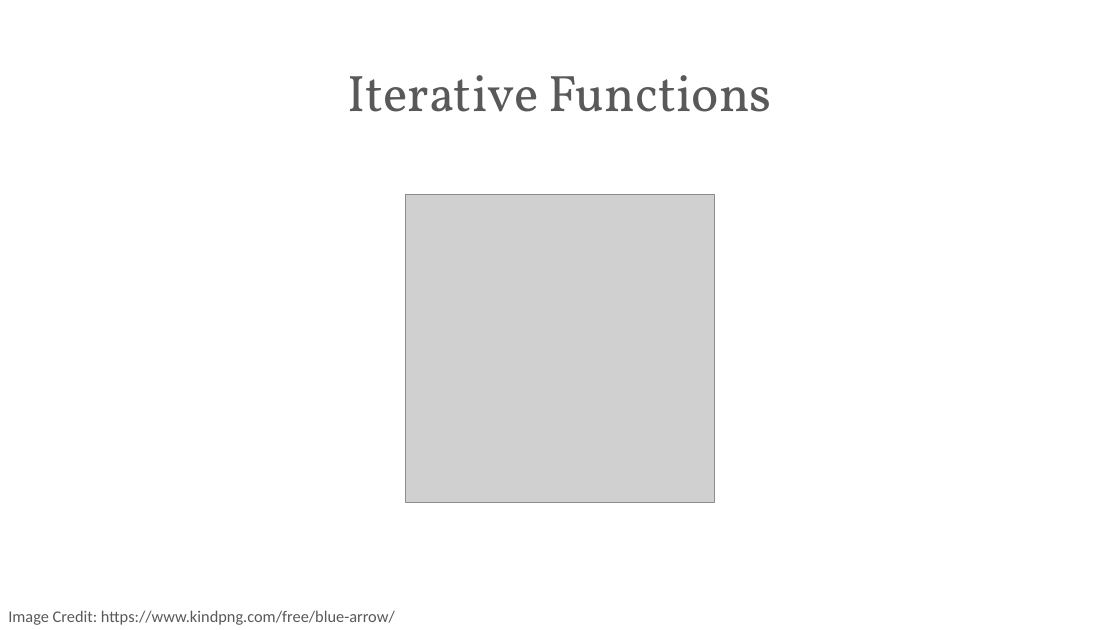
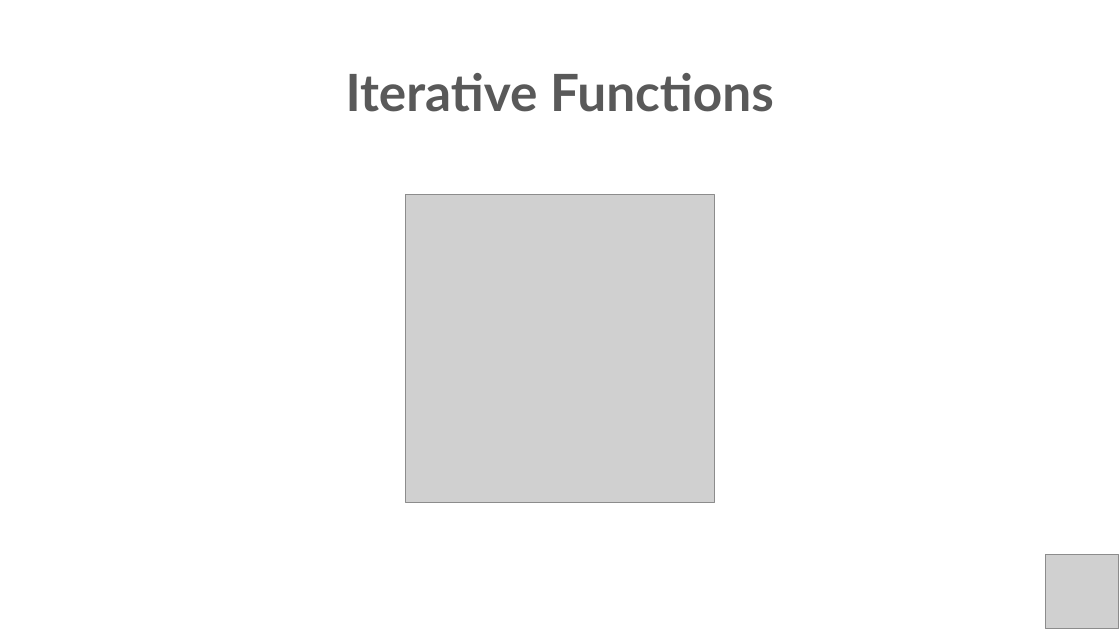
Before and after one commit to PracticumAI/python, a slide deck: slide 16 of presentations/03_functions.pptx. Drawn at 1120x630 pixels with LibreOffice and Linux fonts; fonts in the diff are those of the drawing; grey boxes stand for pictures. Boxes give left, top, right and bottom in pixels: in the first picture for what was removed or moved away, otherwise in the second. Text is boxed around its words. In the diff, an @@ line names an element or a change of style, - is before the commit and + after.

Commit message:
Updated README w/CITT Canvas content & updated functions.pptx to new visual standard.

```diff
--- a/presentations/03_functions.pptx
+++ b/presentations/03_functions.pptx
@@ title "Iterative Functions" at (x1=346, y1=73, x2=774, y2=112): font Vollkorn to Lato, bold on @@
@@ picture added at (x1=1045, y1=555, x2=1119, y2=629) @@
@@ text removed at (x1=8, y1=610, x2=395, y2=625) @@
-Image Credit: https://www.kindpng.com/free/blue-arrow/
```
Also in this commit, not shown: 16 other slides changed, 1 other file.
